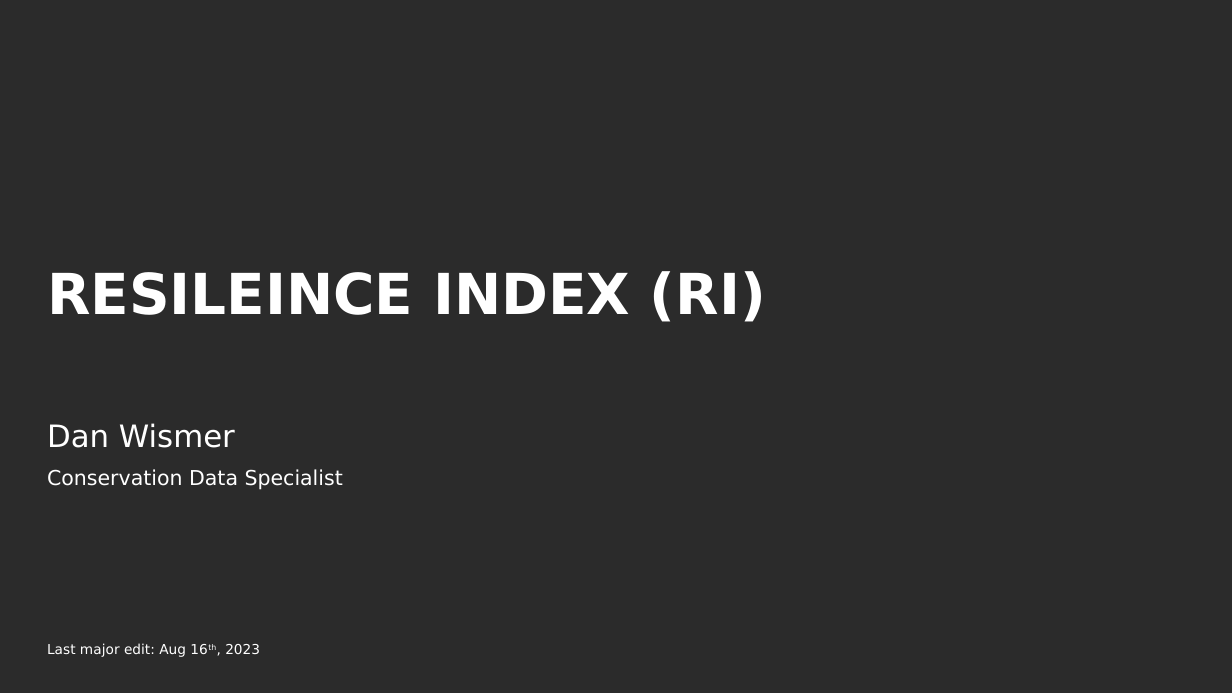
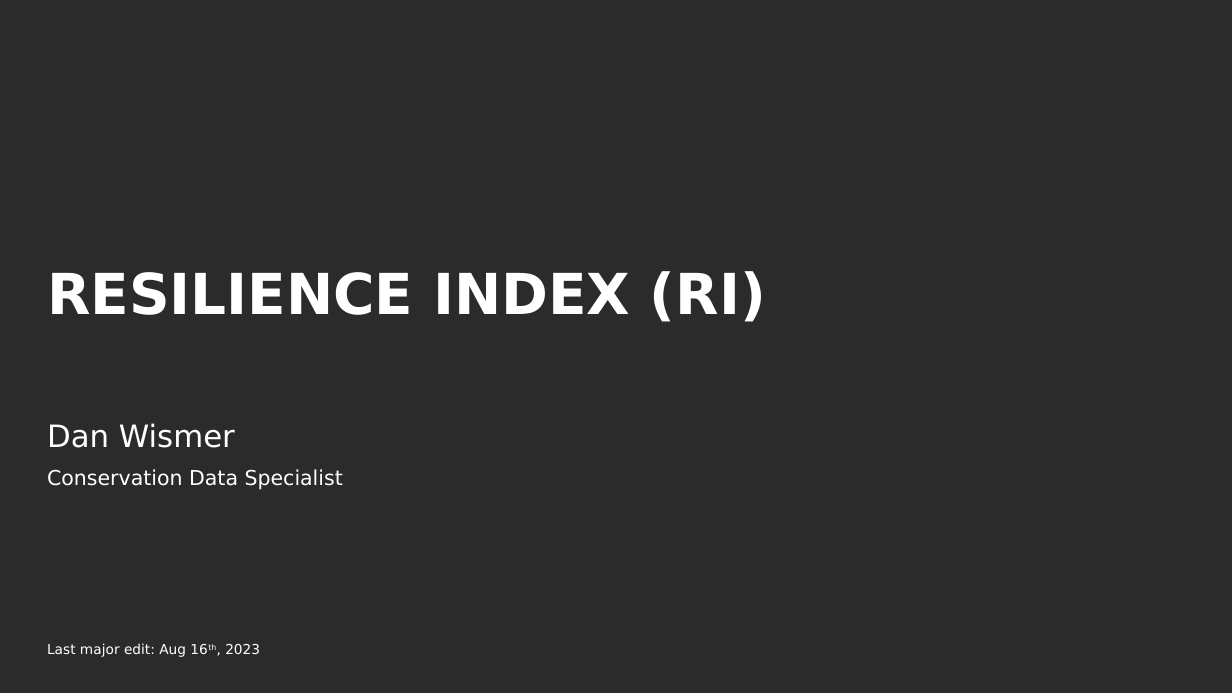
Before and after one commit to NCC-CNC/RI-proto, a slide deck: slide 1 of www/RI_GUIDE.pptx. Drawn at 1232x693 pixels with LibreOffice and Linux fonts; fonts in the diff are those of the drawing; background and template pictures are left out; a plain dark background stands for a picture behind light text. Boxes give left, top, right and bottom in pixels: in the first picture for what was removed or moved away, otherwise in the second. Text is boxed around its words. In the diff, an @@ line names an element or a change of style, - is before the commit and + after.

```diff
--- a/www/RI_GUIDE.pptx
+++ b/www/RI_GUIDE.pptx
@@ title at (x1=47, y1=271, x2=766, y2=322): text changed @@
-RESILEINCE INDEX (RI)
+RESILIENCE INDEX (RI)
```
Also in this commit, not shown: 1 other slide changed, 2 slides added, 2 other files.
